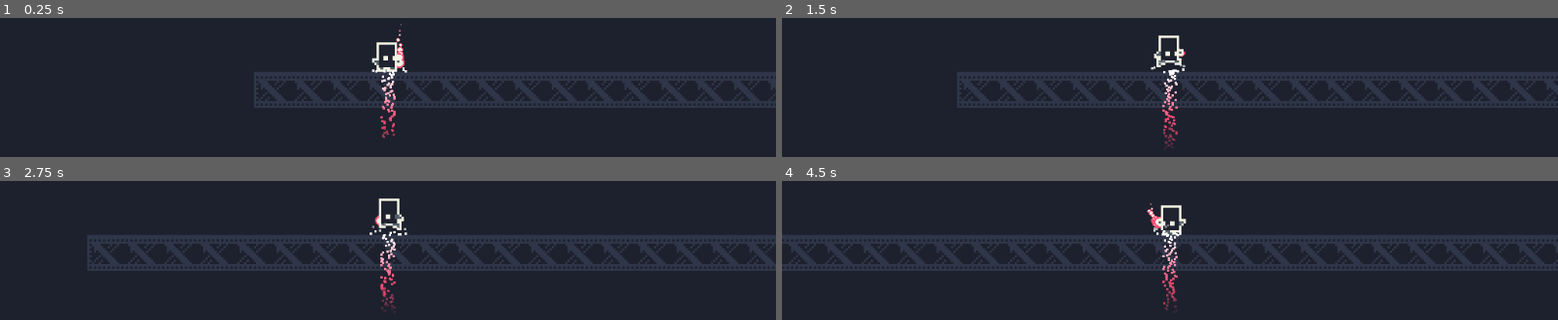
Above: before the commit, frames 1-4 (two rows, left to right).
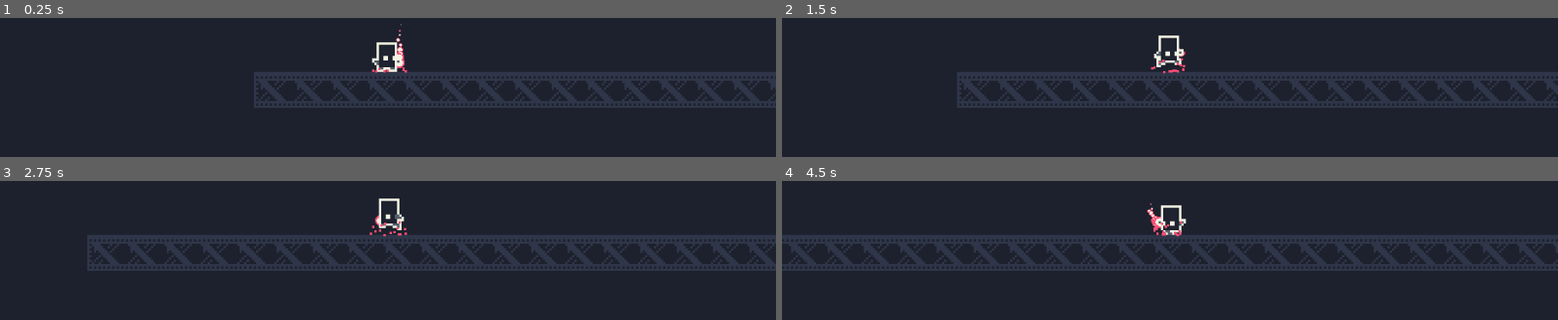
Above: after the commit, the same moments.

Repository: mhoogcarspel/charge_kid
Game: Godot game, scene res://levels/TestingChambers.tscn
Two runs of this game, one before a commit and one after it. Both use one fixed random seed, a clock stepped at 60 frames per second and the inputs below. The project has no main scene, so this scene is started directly.
Inputs:
- Up to frame 1 (0.25 s): no input
- Up to frame 2 (1.5 s): hold Right (ui_right) from 0.53 s (still down)
- Up to frame 3 (2.75 s): release Right (ui_right) at 2.03 s; hold Left (ui_left) from 2.03 s (still down)
- Up to frame 4 (4.5 s): release Left (ui_left) at 2.78 s; hold Right (ui_right) 2.78-4.28 s; hold Left (ui_left) from 4.28 s (still down)

The runs differ from the first frame. In frame 1, 0.4% of the frame differs, in the area x 47-53%, y 35-87%; in frame 2, 0.5%; in frame 3, 0.5%; in frame 4, 0.6%, in the area x 47-52%, y 28-96%.

Commit message:
Changed jump animation, renamed to boost

Diff:
--- a/actors/Player/Player.tscn
+++ b/actors/Player/Player.tscn
@@ -6,6 +6,7 @@
 [ext_resource path="res://actors/Player/PlayerSprite.gd" type="Script" id=4]
 [ext_resource path="res://assets/Particles/ProjectileParticles.tscn" type="PackedScene" id=5]
 [ext_resource path="res://assets/Particles/ProjectileHit.tscn" type="PackedScene" id=6]
+[ext_resource path="res://assets/particle2.png" type="Texture" id=7]
 
 [sub_resource type="RectangleShape2D" id=1]
 extents = Vector2( 4.57833, 6.06252 )
@@ -39,6 +40,70 @@
 }
 
 [sub_resource type="Animation" id=3]
+resource_name = "Boosting"
+length = 0.3
+tracks/0/type = "value"
+tracks/0/path = NodePath("PlayerSprite:visible")
+tracks/0/interp = 1
+tracks/0/loop_wrap = true
+tracks/0/imported = false
+tracks/0/enabled = true
+tracks/0/keys = {
+"times": PoolRealArray( 0, 0.3 ),
+"transitions": PoolRealArray( 1, 1 ),
+"update": 1,
+"values": [ false, true ]
+}
+tracks/1/type = "value"
+tracks/1/path = NodePath("BoostParticles1:emitting")
+tracks/1/interp = 1
+tracks/1/loop_wrap = true
+tracks/1/imported = false
+tracks/1/enabled = true
+tracks/1/keys = {
+"times": PoolRealArray( 0 ),
+"transitions": PoolRealArray( 1 ),
+"update": 1,
+"values": [ true ]
+}
+tracks/2/type = "value"
+tracks/2/path = NodePath("BoostParticles2:emitting")
+tracks/2/interp = 1
+tracks/2/loop_wrap = true
+tracks/2/imported = false
+tracks/2/enabled = true
+tracks/2/keys = {
+"times": PoolRealArray( 0 ),
+"transitions": PoolRealArray( 1 ),
+"update": 1,
+"values": [ true ]
+}
+tracks/3/type = "value"
+tracks/3/path = NodePath("BoostParticles3:emitting")
+tracks/3/interp = 1
+tracks/3/loop_wrap = true
+tracks/3/imported = false
+tracks/3/enabled = true
+tracks/3/keys = {
+"times": PoolRealArray( 0 ),
+"transitions": PoolRealArray( 1 ),
+"update": 1,
+"values": [ true ]
+}
+tracks/4/type = "value"
+tracks/4/path = NodePath("BoostParticles4:emitting")
+tracks/4/interp = 1
+tracks/4/loop_wrap = true
+tracks/4/imported = false
+tracks/4/enabled = true
+tracks/4/keys = {
+"times": PoolRealArray( 0 ),
+"transitions": PoolRealArray( 1 ),
+"update": 1,
+"values": [ true ]
+}
+
+[sub_resource type="Animation" id=4]
 length = 2.0
 loop = true
 tracks/0/type = "value"
@@ -64,33 +129,6 @@
 "transitions": PoolRealArray( 1, 1 ),
 "update": 0,
 "values": [ Vector2( 5, 3 ), Vector2( 5, 3 ) ]
-}
-
-[sub_resource type="Animation" id=4]
-length = 0.4
-tracks/0/type = "value"
-tracks/0/path = NodePath("PlayerSprite:frame")
-tracks/0/interp = 1
-tracks/0/loop_wrap = true
-tracks/0/imported = false
-tracks/0/enabled = true
-tracks/0/keys = {
-"times": PoolRealArray( 0, 0.1, 0.2, 0.3 ),
-"transitions": PoolRealArray( 1, 1, 1, 1 ),
-"update": 1,
-"values": [ 24, 25, 26, 27 ]
-}
-tracks/1/type = "value"
-tracks/1/path = NodePath("PlayerSprite/ProjectileParticles:position")
-tracks/1/interp = 1
-tracks/1/loop_wrap = true
-tracks/1/imported = false
-tracks/1/enabled = true
-tracks/1/keys = {
-"times": PoolRealArray( 0, 0.1, 0.2, 0.3 ),
-"transitions": PoolRealArray( 1, 1, 1, 1 ),
-"update": 0,
-"values": [ Vector2( -6, 3 ), Vector2( -6, 1 ), Vector2( -6, 0 ), Vector2( -6, 2 ) ]
 }
 
 [sub_resource type="Animation" id=5]
@@ -159,14 +197,6 @@
 "update": 0,
 "values": [ Vector2( 5, 1 ), Vector2( 5, -1 ), Vector2( 5, 1 ), Vector2( 4, 2 ), Vector2( 0, 2 ), Vector2( 2, 0 ), Vector2( 4, 2 ), Vector2( 5, 2 ) ]
 }
-
-[sub_resource type="Gradient" id=7]
-offsets = PoolRealArray( 0, 0.411043, 1 )
-colors = PoolColorArray( 1, 1, 1, 1, 1, 1, 1, 1, 1, 1, 1, 0 )
-
-[sub_resource type="Gradient" id=8]
-offsets = PoolRealArray( 0, 0.556291, 1 )
-colors = PoolColorArray( 1, 1, 1, 1, 1, 0.309804, 0.470588, 1, 1, 0.309804, 0.470588, 0 )
 
 [node name="Player" type="KinematicBody2D" groups=[
 "player",
@@ -204,8 +234,8 @@
 
 [node name="AnimationPlayer" type="AnimationPlayer" parent="."]
 anims/Airborne = SubResource( 2 )
-anims/Idle = SubResource( 3 )
-anims/Interacting = SubResource( 4 )
+anims/Boosting = SubResource( 3 )
+anims/Idle = SubResource( 4 )
 anims/Shooting = SubResource( 5 )
 anims/Walking = SubResource( 6 )
 
@@ -217,16 +247,60 @@
 emission_rect_extents = Vector2( 8, 0 )
 gravity = Vector2( 0, -50 )
 initial_velocity = 0.0
-color_ramp = SubResource( 7 )
-
-[node name="PropulsorParticles" type="CPUParticles2D" parent="."]
-position = Vector2( 0, 8 )
-rotation = 1.5708
-amount = 80
+color = Color( 1, 0.309804, 0.470588, 1 )
+
+[node name="BoostParticles1" type="CPUParticles2D" parent="."]
+z_index = -2
+emitting = false
+amount = 3
 lifetime = 0.3
-emission_shape = 2
-emission_rect_extents = Vector2( 0, 3 )
+one_shot = true
+local_coords = false
+texture = ExtResource( 7 )
 spread = 0.0
 gravity = Vector2( 0, 0 )
-initial_velocity = 115.0
-color_ramp = SubResource( 8 )
+initial_velocity = 0.0
+
+[node name="BoostParticles2" type="CPUParticles2D" parent="."]
+position = Vector2( 0, 8 )
+emitting = false
+lifetime = 0.6
+one_shot = true
+explosiveness = 1.0
+local_coords = false
+spread = 30.0
+gravity = Vector2( 0, 0 )
+initial_velocity = 125.0
+initial_velocity_random = 0.75
+damping = 70.0
+color = Color( 1, 0.309804, 0.470588, 1 )
+
+[node name="BoostParticles3" type="CPUParticles2D" parent="."]
+position = Vector2( 0, 8 )
+scale = Vector2( -1, 1 )
+emitting = false
+lifetime = 0.6
+one_shot = true
+explosiveness = 1.0
+local_coords = false
+spread = 30.0
+gravity = Vector2( 0, 0 )
+initial_velocity = 125.0
+initial_velocity_random = 0.75
+damping = 70.0
+color = Color( 1, 0.309804, 0.470588, 1 )
+
+[node name="BoostParticles4" type="CPUParticles2D" parent="."]
+position = Vector2( 0, 8 )
+emitting = false
+amount = 12
+lifetime = 0.9
+one_shot = true
+explosiveness = 1.0
+local_coords = false
+spread = 180.0
+gravity = Vector2( 0, 0 )
+initial_velocity = 50.0
+initial_velocity_random = 0.75
+damping = 40.0
+color = Color( 1, 0.309804, 0.470588, 1 )
Not shown: 1 places in actors/Player/Player.tscn that only renumber resources
Binary file added: assets/particle2.png
Not shown, added: assets/particle2.png.import
Binary file added: assets/particle3.png
Not shown, added: assets/particle3.png.import
